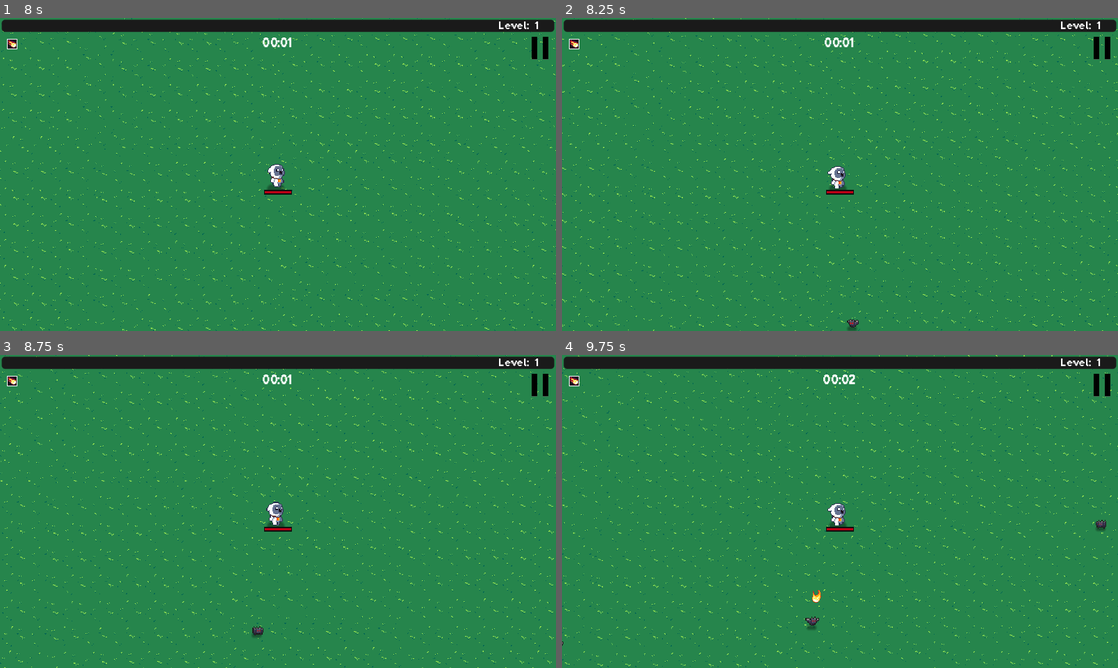
Above: before the commit, frames 1-4 (two rows, left to right).
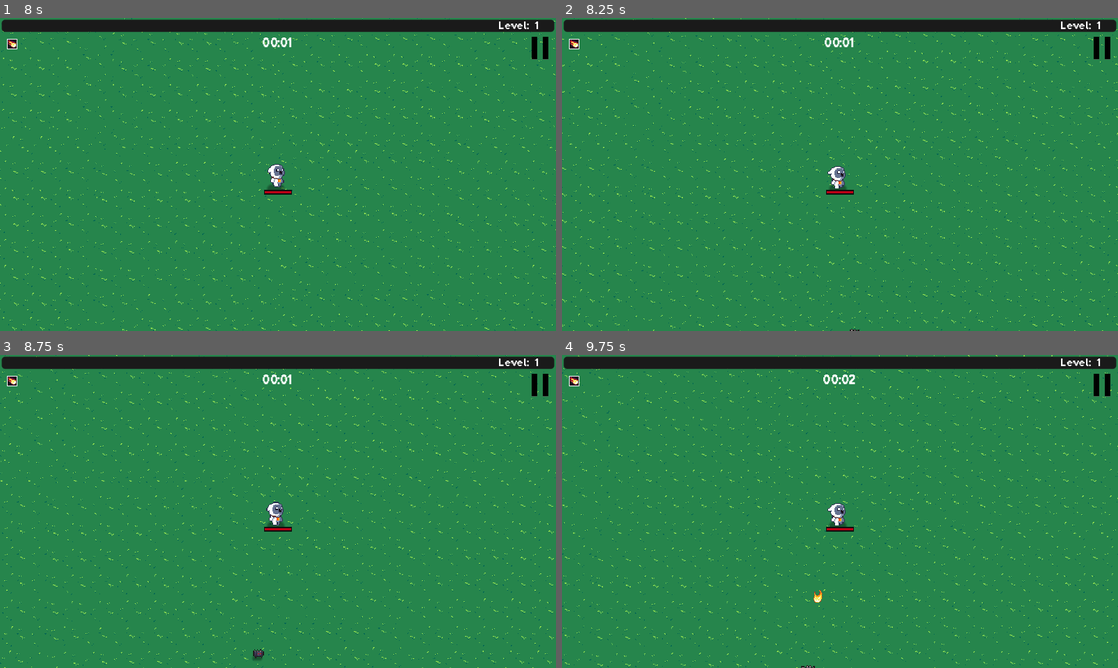
Above: after the commit, the same moments.

Repository: IgnacyZywalewski/VampireSurvivors
Game: Godot game, scene res://ui/menu.tscn
Two runs of this game, one before a commit and one after it. Both use one fixed random seed, a clock stepped at 60 frames per second and the inputs below. Sound files missing from this copy of the repository are replaced by a short silence.
Inputs (mouse positions are in pixels of both pictures, inside the frame that each line leads up to):
- Up to frame 1 (8 s): click "Start" at 0.5 s; click (539, 49) at 1.25 s; click "Resume" at 2 s; tap Enter at 2.75, 4.25, 5.75 s; move the mouse to (400, 158) at 2.77 s; hold D (right) 2.78-3.53 s; click (400, 158) at 2.85 s; tap Space at 3.5, 5, 6.5 s; move the mouse to (166, 190) at 3.52 s; hold S (down) 3.53-4.28 s; click (166, 190) at 3.6 s; move the mouse to (333, 105) at 4.27 s; hold D (right) 4.28-5.03 s; click (333, 105) at 4.35 s; move the mouse to (250, 237) at 5.02 s; hold W (up) 5.03-5.78 s; click (250, 237) at 5.1 s; move the mouse to (444, 221) at 5.77 s; hold A (left) 5.78-7.28 s; click (444, 221) at 5.85 s; move the mouse to (111, 127) at 6.52 s; click (111, 127) at 6.6 s; move the mouse to (305, 174) at 7.27 s; hold S (down) from 7.28 s (still down); click (305, 174) at 7.35 s
- Up to frame 2 (8.25 s): move the mouse to (756, 96) at 8.02 s; release S (down) at 8.03 s; hold D (right) from 8.03 s (still down); click (756, 96) at 8.1 s
- Up to frame 3 (8.75 s): keep holding D (right)
- Up to frame 4 (9.75 s): move the mouse to (962, 495) at 8.77 s; release D (right) at 8.78 s; hold W (up) 8.78-9.53 s; click (962, 495) at 8.85 s; move the mouse to (728, 527) at 9.52 s; hold D (right) from 9.53 s (still down); click (728, 527) at 9.6 s

Frame 1 is identical in both runs. In frame 2, less than 0.1% of the frame differs, in the area x 51-54%, y 96-100%; in frame 3, 0.1%; in frame 4, 0.2%, in the area x 0-98%, y 52-100%.

Commit message:
Added new sound and designed first enemy waves

Diff:
--- a/enemy/enemy_bat.tscn
+++ b/enemy/enemy_bat.tscn
@@ -104,7 +104,7 @@
 collision_mask = 5
 motion_mode = 1
 script = ExtResource("1_obvar")
-movement_speed = 70
+movement_speed = 40
 hp = 1
 knockback_recovery = 3.5
 enemy_damage = 2
--- a/enemy/enemy_hound.tscn
+++ b/enemy/enemy_hound.tscn
@@ -103,7 +103,7 @@
 collision_mask = 5
 motion_mode = 1
 script = ExtResource("2_af3qh")
-movement_speed = 40.0
+movement_speed = 15
 hp = 3.0
 knockback_recovery = 5.0
 enemy_damage = 3.0
--- a/objects/experience_gem.gd
+++ b/objects/experience_gem.gd
@@ -31,7 +31,7 @@
 func _physics_process(delta):
 	if target != null:
 		global_position = global_position.move_toward(target.global_position, speed)
-		speed += 3 * delta
+		speed += 7 * delta
 
 func collect():
 	sound.play()
--- a/player/player.tscn
+++ b/player/player.tscn
@@ -12,6 +12,7 @@
 [ext_resource type="PackedScene" uid="uid://cuvyq7snegdrn" path="res://ui/panel.tscn" id="8_3xrhe"]
 [ext_resource type="PackedScene" uid="uid://b64b3cgyw4prq" path="res://ui/button.tscn" id="8_tikf5"]
 [ext_resource type="PackedScene" uid="uid://bog7qy43ogqpo" path="res://ui/pause_screen.tscn" id="11_6xadf"]
+[ext_resource type="AudioStream" uid="uid://n5yjuqwtokcf" path="res://assets/audio/level_up_sound.mp3" id="11_yrf3x"]
 [ext_resource type="Texture2D" uid="uid://is565rnymiik" path="res://assets/textures/items/pause_button.png" id="12_veeya"]
 
 [sub_resource type="CapsuleShape2D" id="CapsuleShape2D_khjtk"]
@@ -472,6 +473,13 @@
 offset_right = 190.0
 offset_bottom = 100.0
 theme_override_constants/separation = 10
+
+[node name="level_up_sound" type="AudioStreamPlayer" parent="GUILayer/GUI/LevelUpPanel"]
+unique_name_in_owner = true
+stream = ExtResource("11_yrf3x")
+volume_db = -20.0
+pitch_scale = 2.0
+autoplay = true
 
 [node name="PauseScreen" parent="GUILayer/GUI" instance=ExtResource("11_6xadf")]
 unique_name_in_owner = true
--- a/utility/enemy_spawner.gd
+++ b/utility/enemy_spawner.gd
@@ -1,11 +1,14 @@
 extends Node2D
 
-@export var spawns: Array[spawn_info] = []
 @onready var player = get_tree().get_first_node_in_group("player")
 
 var time = 0
+signal changetime(time)
 
-signal changetime(time)
+var bat = preload("res://enemy/enemy_bat.tscn")
+var hound = preload("res://enemy/enemy_hound.tscn")
+var mummy = preload("res://enemy/enemy_mummy.tscn")
+var revenant = preload("res://enemy/enemy_revenant.tscn")
 
 func _ready():
 	connect("changetime", Callable(player, "change_time"))
@@ -56,3 +59,6 @@
 	var y_spawn = randf_range(spawn_pos1.y, spawn_pos2.y)
 
 	return Vector2(x_spawn, y_spawn)
+
+
+@export var spawns: Array[spawn_info] = []
--- a/world/world.tscn
+++ b/world/world.tscn
@@ -6,39 +6,61 @@
 [ext_resource type="Script" path="res://utility/spawn_info.gd" id="5_sd5ls"]
 [ext_resource type="PackedScene" uid="uid://bdpyhfut4aucp" path="res://enemy/enemy_bat.tscn" id="6_jty5m"]
 [ext_resource type="PackedScene" uid="uid://csxjr3efr6gm6" path="res://enemy/enemy_hound.tscn" id="6_jxc03"]
-[ext_resource type="PackedScene" uid="uid://dexrm0lc4cff5" path="res://enemy/enemy_mummy.tscn" id="7_is0jj"]
-[ext_resource type="PackedScene" uid="uid://b0f6plv4okykd" path="res://enemy/enemy_revenant.tscn" id="8_g7b6a"]
 
 [sub_resource type="Resource" id="Resource_rehmj"]
 script = ExtResource("5_sd5ls")
 time_start = 0
-time_end = 300
+time_end = 20
+enemy = ExtResource("6_jty5m")
+enemy_num = 1
+enemy_spawn_delay = 0
+
+[sub_resource type="Resource" id="Resource_rqy7s"]
+script = ExtResource("5_sd5ls")
+time_start = 20
+time_end = 40
+enemy = ExtResource("6_jty5m")
+enemy_num = 2
+enemy_spawn_delay = 0
+
+[sub_resource type="Resource" id="Resource_386a5"]
+script = ExtResource("5_sd5ls")
+time_start = 40
+time_end = 60
 enemy = ExtResource("6_jty5m")
 enemy_num = 3
 enemy_spawn_delay = 0
 
-[sub_resource type="Resource" id="Resource_x5ib5"]
+[sub_resource type="Resource" id="Resource_4mrab"]
 script = ExtResource("5_sd5ls")
-time_start = 10
-time_end = 20
+time_start = 60
+time_end = 90
 enemy = ExtResource("6_jxc03")
-enemy_num = 0
+enemy_num = 1
 enemy_spawn_delay = 0
 
-[sub_resource type="Resource" id="Resource_gga0l"]
+[sub_resource type="Resource" id="Resource_idm5d"]
 script = ExtResource("5_sd5ls")
-time_start = 20
-time_end = 30
-enemy = ExtResource("7_is0jj")
-enemy_num = 0
+time_start = 90
+time_end = 120
+enemy = ExtResource("6_jxc03")
+enemy_num = 2
 enemy_spawn_delay = 0
 
-[sub_resource type="Resource" id="Resource_wbmnu"]
+[sub_resource type="Resource" id="Resource_0emox"]
 script = ExtResource("5_sd5ls")
-time_start = 30
-time_end = 40
-enemy = ExtResource("8_g7b6a")
-enemy_num = 0
+time_start = 120
+time_end = 180
+enemy = ExtResource("6_jxc03")
+enemy_num = 3
+enemy_spawn_delay = 0
+
+[sub_resource type="Resource" id="Resource_s414f"]
+script = ExtResource("5_sd5ls")
+time_start = 120
+time_end = 180
+enemy = ExtResource("6_jty5m")
+enemy_num = 1
 enemy_spawn_delay = 0
 
 [node name="World" type="Node2D"]
@@ -58,6 +80,6 @@
 [node name="Player" parent="." instance=ExtResource("2_5yv6o")]
 
 [node name="EnemySpawner" parent="." instance=ExtResource("3_sxik3")]
-spawns = Array[ExtResource("5_sd5ls")]([SubResource("Resource_rehmj"), SubResource("Resource_x5ib5"), SubResource("Resource_gga0l"), SubResource("Resource_wbmnu")])
+spawns = Array[ExtResource("5_sd5ls")]([SubResource("Resource_rehmj"), SubResource("Resource_rqy7s"), SubResource("Resource_386a5"), SubResource("Resource_4mrab"), SubResource("Resource_idm5d"), SubResource("Resource_0emox"), SubResource("Resource_s414f")])
 
 [node name="Loot" type="Node2D" parent="." groups=["loot"]]
Not shown, added: assets/audio/level_up_sound.mp3.import
Not shown: 1 places in player/player.tscn that only renumber resources
Not shown: 1 places in world/world.tscn that only renumber resources
Not shown, added: assets/audio/level_up_sound.mp3
